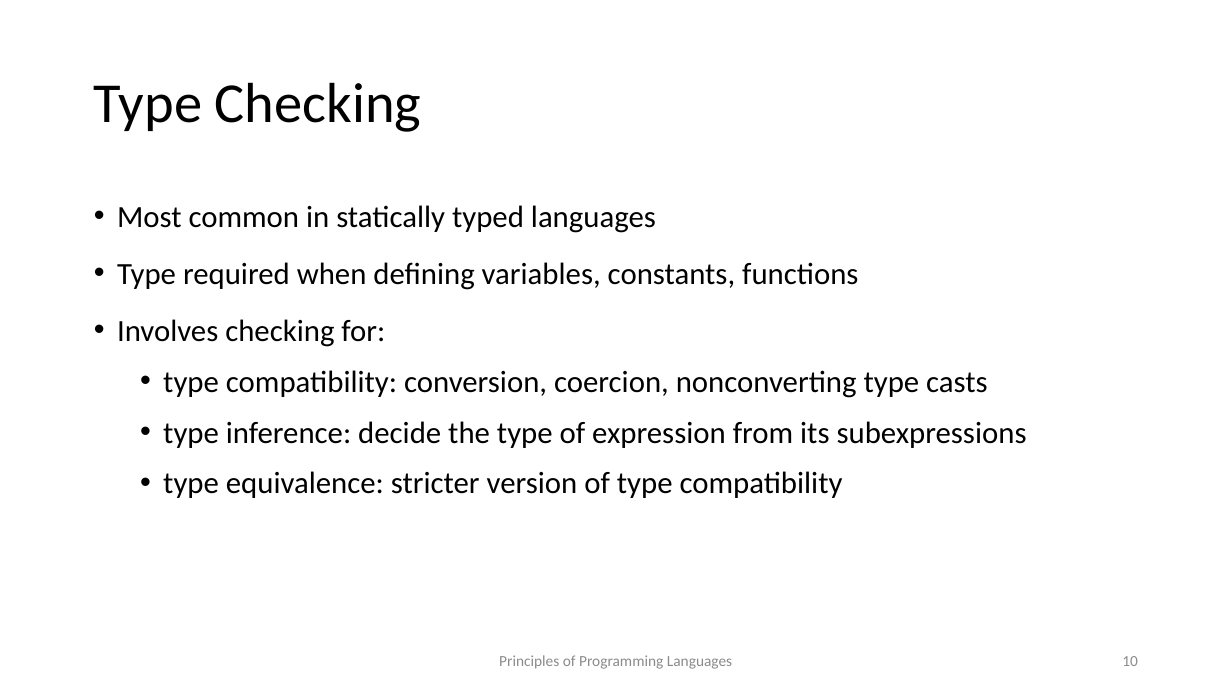
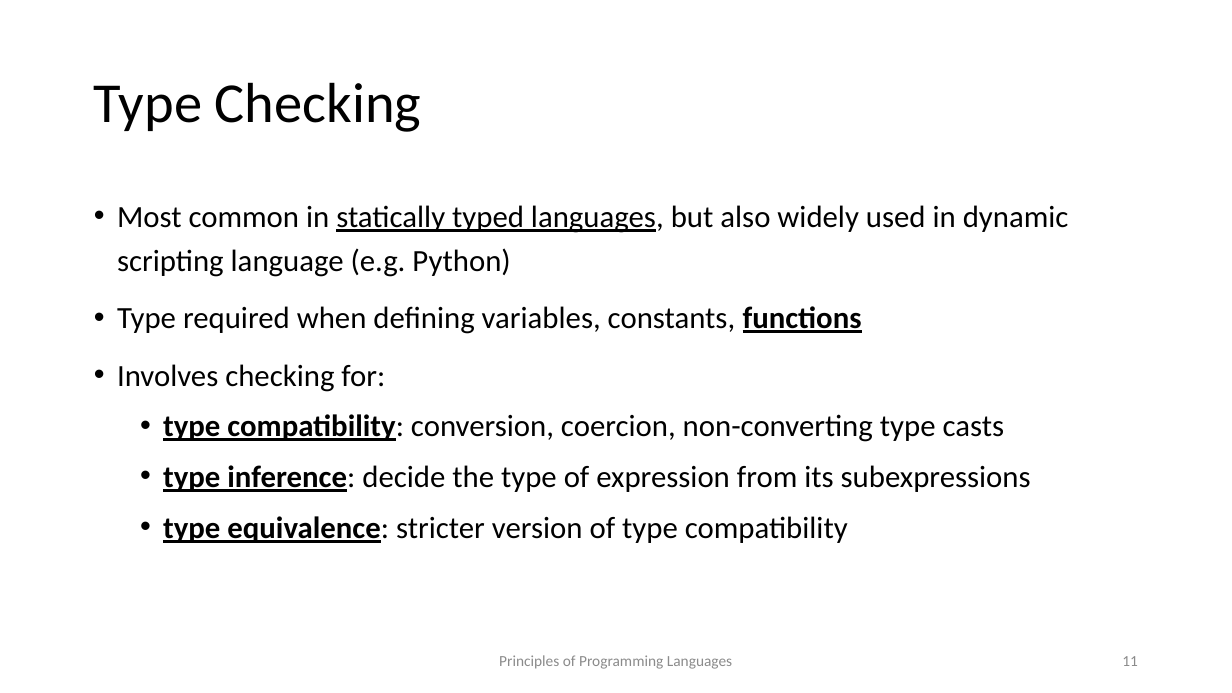
Before and after one commit to kongm/pl-design, a slide deck: slide 11 of C7-TypeSystems.pptx (slide 10 before the commit). Drawn at 1232x693 pixels with LibreOffice and Linux fonts; fonts in the diff are those of the drawing. Boxes give left, top, right and bottom in pixels: in the first picture for what was removed or moved away, otherwise in the second. Text is boxed around its words. In the diff, an @@ line names an element or a change of style, - is before the commit and + after.

```diff
--- a/C7-TypeSystems.pptx
+++ b/C7-TypeSystems.pptx
@@ text at (117, 205, 1069, 277): text changed @@
-• Most common in statically typed languages
+• Most common in statically typed languages, but also widely used in dynamic scripting language (e.g. Python)
@@ text at (117, 306, 1031, 543): bold on, underline on in "functions", "type inference:", "type equivalence:" @@
@@ text at (163, 414, 1005, 442): text changed @@
-  • type compatibility: conversion, coercion, nonconverting type casts
+  • type compatibility: conversion, coercion, non-converting type casts
@@ page number at (1122, 656, 1138, 666): text changed @@
-10
+11
```
Also in this commit, not shown: 15 other slides changed, 4 slides added, 32 other files.
